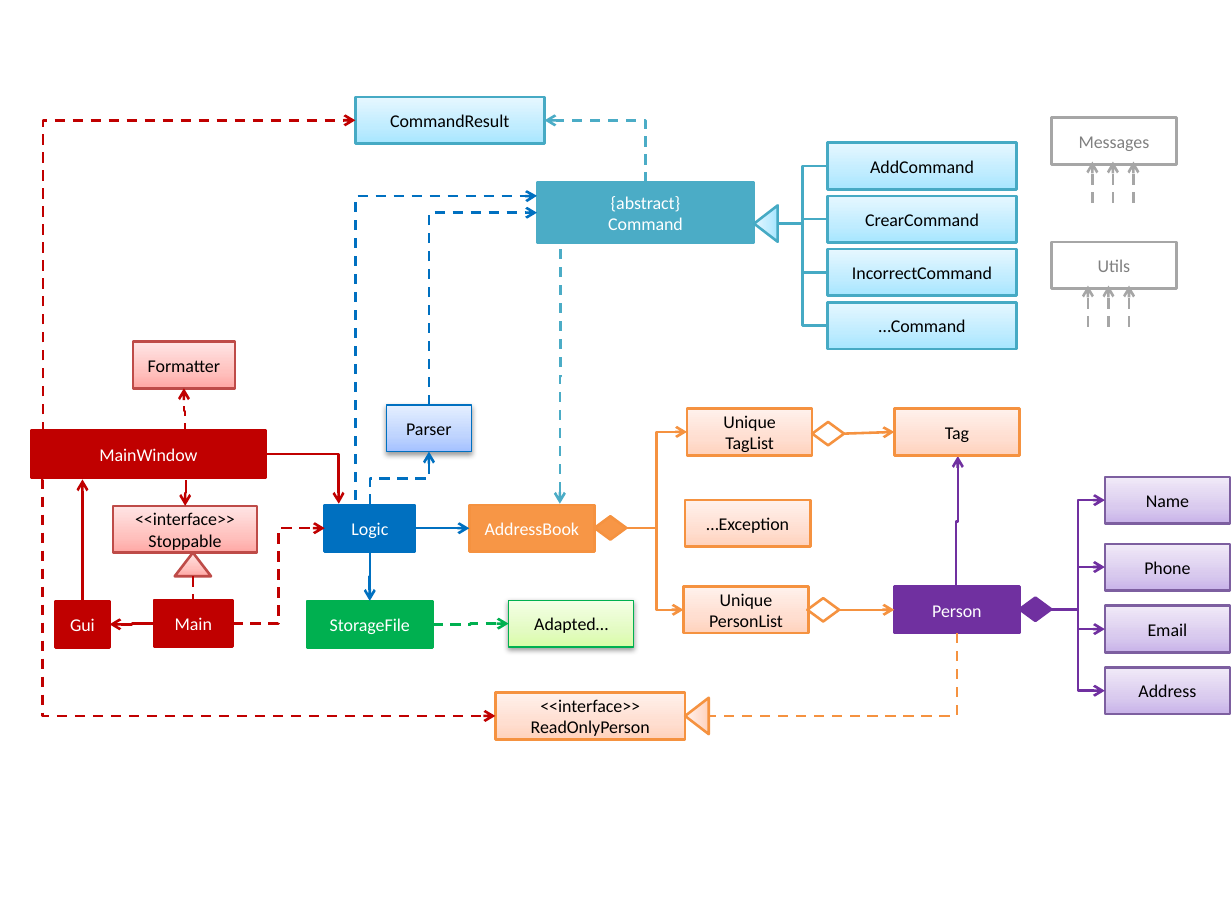
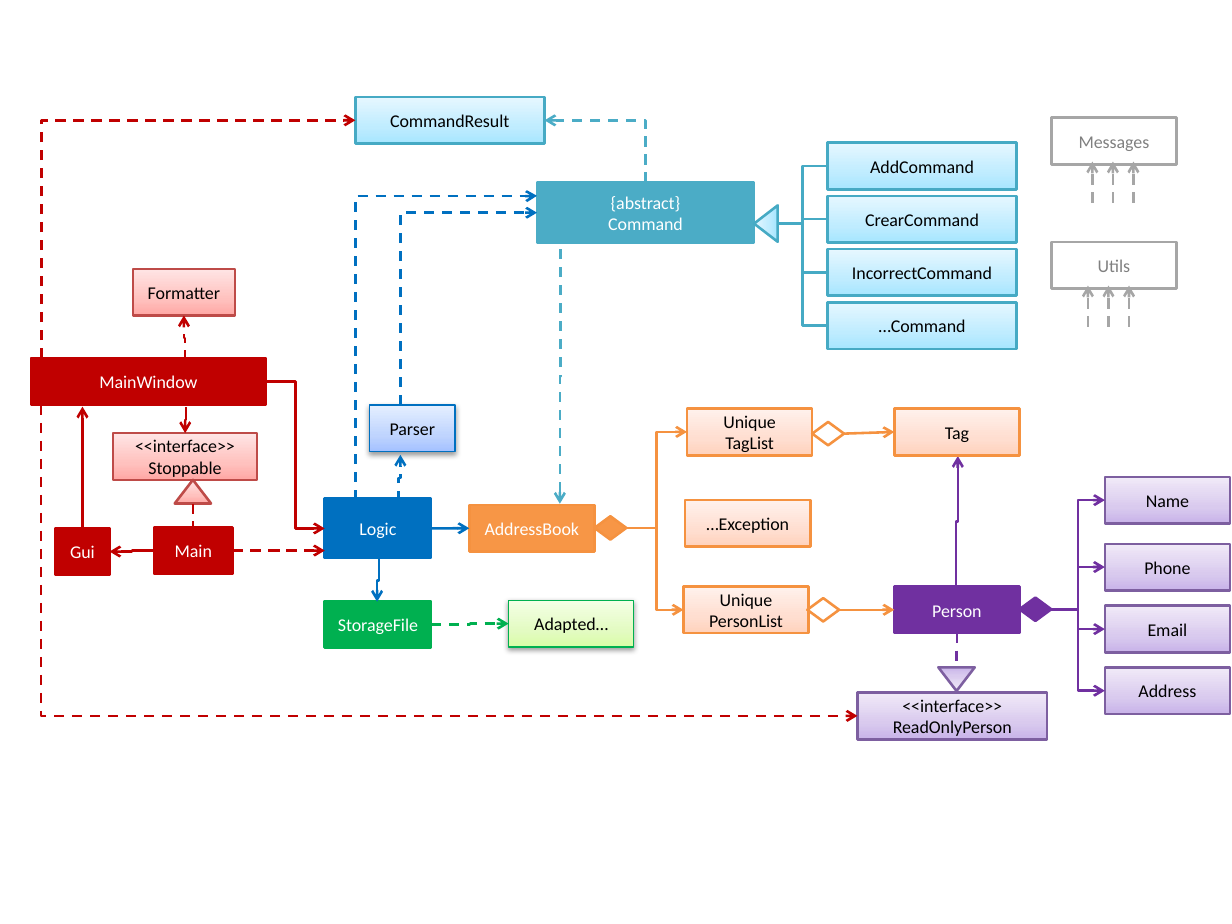
Before and after one commit to se-edu/addressbook-level25, a slide deck: slide 2 of doc/Diagrams.pptx. Drawn at 1232x924 pixels with LibreOffice and Linux fonts; fonts in the diff are those of the drawing. Boxes give left, top, right and bottom in pixels: in the first picture for what was removed or moved away, otherwise in the second. Text is boxed around its words. In the diff, an @@ line names an element or a change of style, - is before the commit and + after.

```diff
--- a/doc/Diagrams.pptx
+++ b/doc/Diagrams.pptx
@@ elbow arrow moved from (41, 431) - (355, 121) to (41, 359) - (355, 121) @@
@@ elbow arrow moved from (429, 405) - (537, 213) to (400, 405) - (537, 213) @@
@@ elbow arrow moved from (266, 455) - (339, 504) to (266, 382) - (325, 529) @@
@@ elbow arrow moved from (41, 480) - (495, 716) to (41, 405) - (857, 716) @@
@@ 4 rectangles, 3 elbow arrows: place and size @@
-4 rectangles, 3 elbow arrows at <box>31,341,266,648</box>
+4 rectangles, 3 elbow arrows at <box>31,269,266,575</box>
@@ rectangle "Parser": place and size @@
-rectangle "Parser" at <box>386,405,471,452</box>
+rectangle "Parser" at <box>370,405,455,452</box>
@@ elbow arrow moved from (370, 505) - (429, 452) to (399, 501) - (400, 455) @@
@@ 1 rectangle, 1 elbow arrow, 1 elbow line, 1 triangle: place and size @@
-1 rectangle, 1 elbow arrow, 1 elbow line, 1 triangle at <box>154,388,233,647</box>
+1 rectangle, 1 elbow arrow, 1 elbow line, 1 triangle at <box>154,315,233,574</box>
@@ rectangle "Logic": place and size @@
-rectangle "Logic" at <box>325,505,415,552</box>
+rectangle "Logic" at <box>325,499,431,558</box>
@@ arrow moved from (415, 529) - (469, 529) to (431, 529) - (469, 529) @@
@@ elbow arrow moved from (233, 623) - (325, 529) to (233, 551) - (325, 551) @@
@@ elbow arrow moved from (370, 552) - (370, 601) to (378, 559) - (377, 601) @@
@@ rectangle "StorageFile": place and size @@
-rectangle "StorageFile" at <box>307,601,432,648</box>
+rectangle "StorageFile" at <box>325,601,431,648</box>
@@ elbow arrow (431, 625) - (509, 623): route changed @@
@@ elbow line moved from (957, 633) - (708, 716) to (957, 633) - (956, 668) @@
@@ elbow line (957, 633) - (956, 668): stroke #F69240 1.5 pt dashed to #7030A0 1.5 pt dashed @@
@@ triangle at <box>939,668,976,691</box>: fill gradient #FFD2BD to #FFDED0 to #FFF2ED to gradient #C9B5E8 to #D8CBEE to #F0EAF9; outline #F69240 1.5 pt to #7D60A0 1.5 pt; rotation 270 to 180 degrees @@
@@ rectangle "<<interface>>": place and size @@
-rectangle "<<interface>>" at <box>495,692,685,739</box>
+rectangle "<<interface>>" at <box>857,692,1047,739</box>
@@ rectangle "<<interface>>" at <box>857,692,1047,739</box>: fill gradient #FFD2BD to #FFDED0 to #FFF2ED to gradient #C9B5E8 to #D8CBEE to #F0EAF9; outline #F69240 1.5 pt to #7D60A0 1.5 pt @@
```
Also in this commit, not shown: 5 other files.
